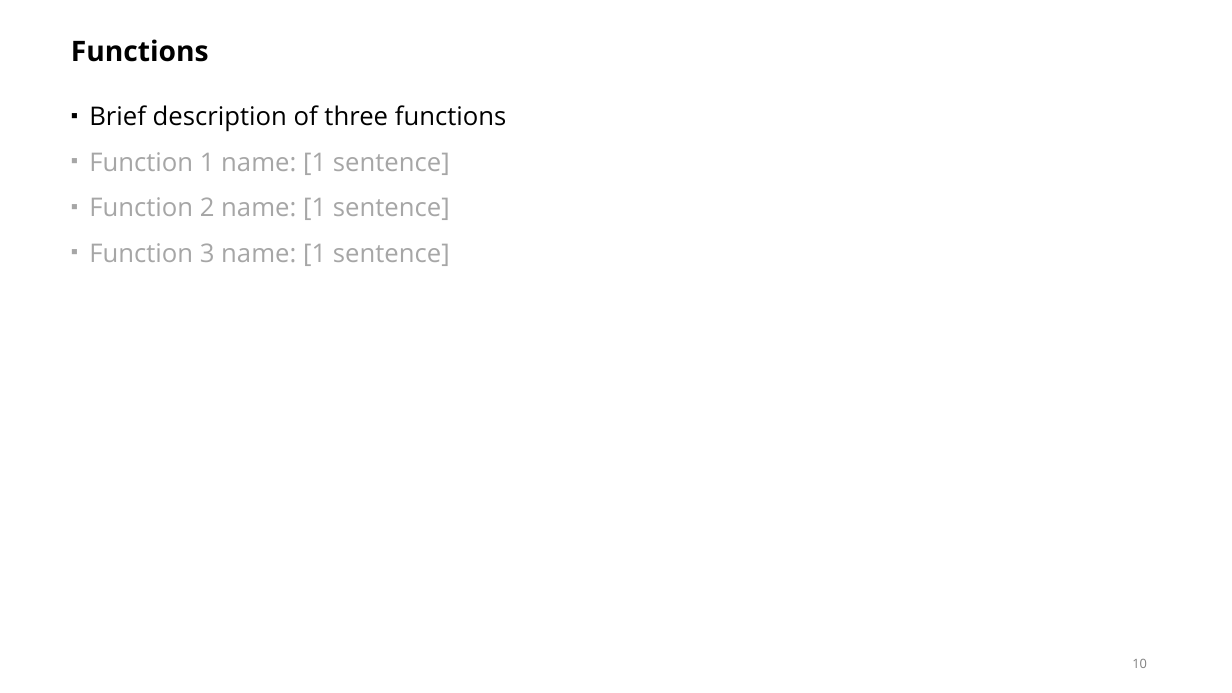
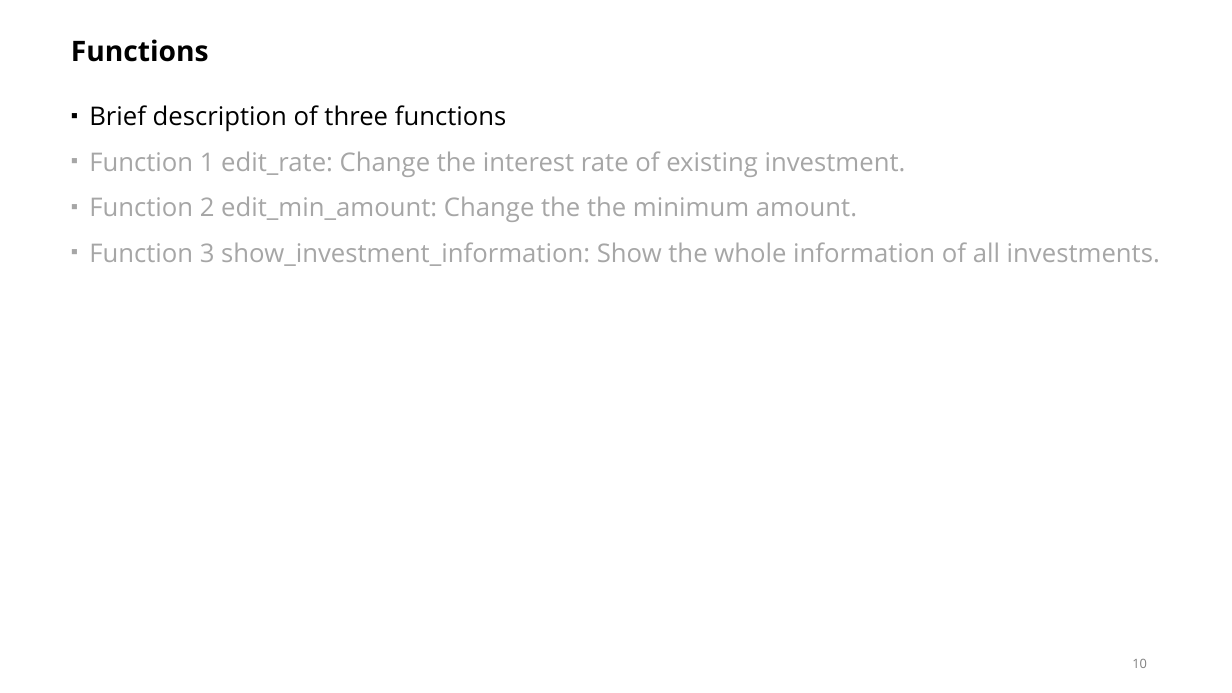
Before and after one commit to pengyuyang-315/Banking-Management, a slide deck: slide 10 of Presentation Template.pptx. Drawn at 1232x693 pixels with LibreOffice and Linux fonts; fonts in the diff are those of the drawing. Boxes give left, top, right and bottom in pixels: in the first picture for what was removed or moved away, otherwise in the second. Text is boxed around its words. In the diff, an @@ line names an element or a change of style, - is before the commit and + after.

```diff
--- a/Presentation Template.pptx
+++ b/Presentation Template.pptx
@@ text at (x1=89, y1=151, x2=1160, y2=266): text changed @@
-▪ Function 1 name: [1 sentence]
-▪ Function 2 name: [1 sentence]
-▪ Function 3 name: [1 sentence]
+▪ Function 1 edit_rate: Change the interest rate of existing investment.
+▪ Function 2 edit_min_amount: Change the the minimum amount.
+▪ Function 3 show_investment_information: Show the whole information of all investments.
```
Also in this commit, not shown: 8 other slides changed.
